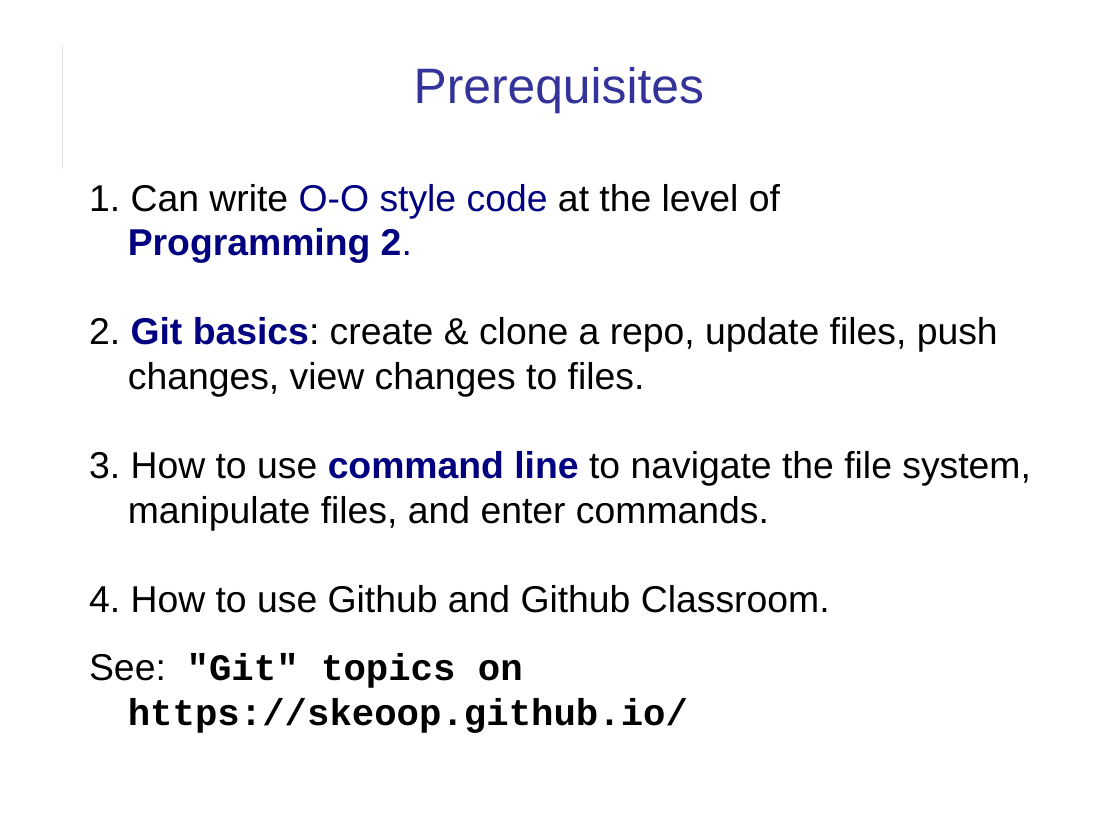
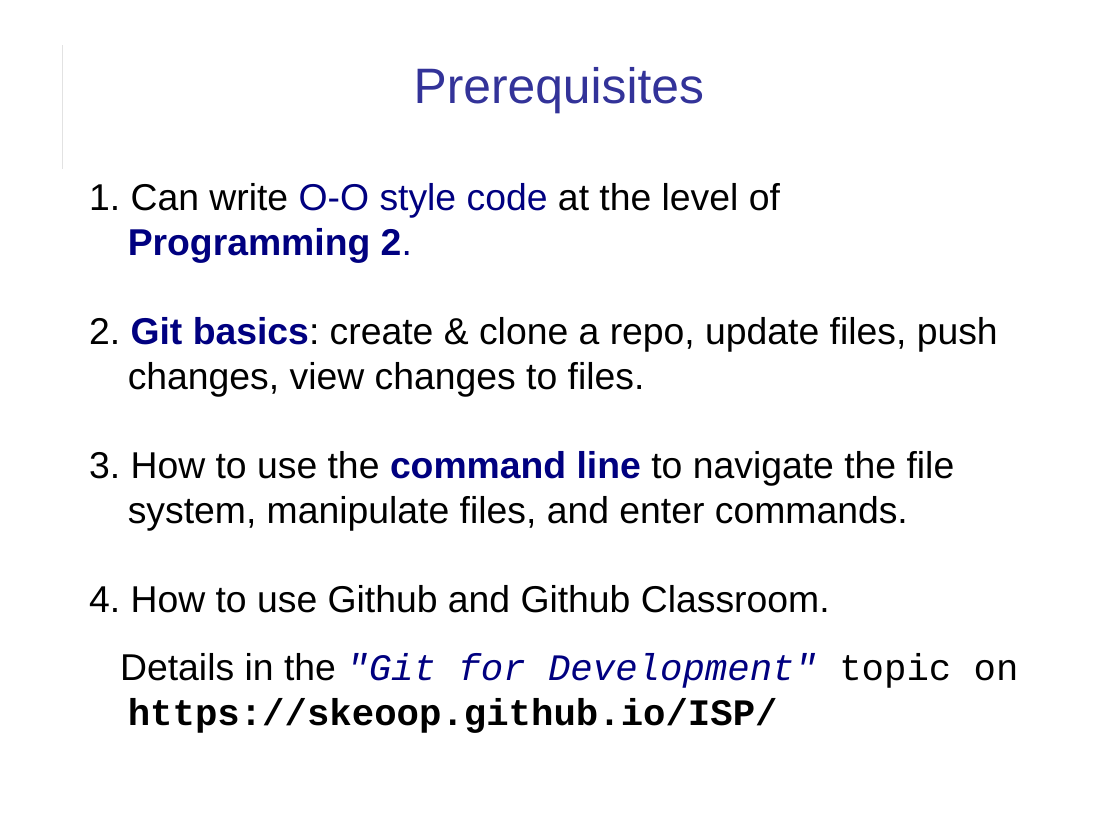
Before and after one commit to cpske/ISP, a slide deck: slide 8 of introduction/Introduction-to-Course.pptx. Drawn at 1120x840 pixels with LibreOffice and Linux fonts; fonts in the diff are those of the drawing. Boxes give left, top, right and bottom in pixels: in the first picture for what was removed or moved away, otherwise in the second. Text is boxed around its words. In the diff, an @@ line names an element or a change of style, - is before the commit and + after.

Commit message:
correct format and improve wording in course intro presentation

```diff
--- a/introduction/Introduction-to-Course.pptx
+++ b/introduction/Introduction-to-Course.pptx
@@ text at [89, 451, 955, 530]: text changed @@
-3. How to use command line to navigate the file system, manipulate files, and enter commands.
+3. How to use the command line to navigate the file system, manipulate files, and enter commands.
@@ text at [120, 653, 1019, 733]: text changed; bold off @@
-See: "Git" topics on https://skeoop.github.io/
+Details in the "Git for Development" topic on https://skeoop.github.io/ISP/
```
Also in this commit, not shown: 10 other slides changed, 1 other file.
